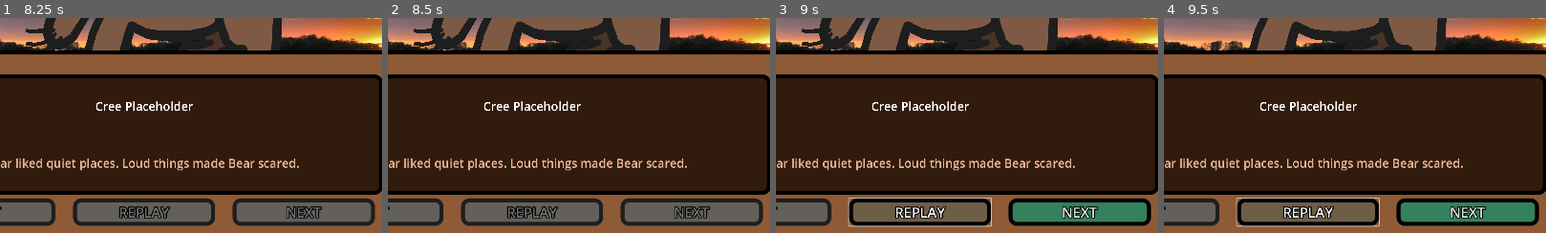
Above: before the commit, frames 1-4 (left to right).
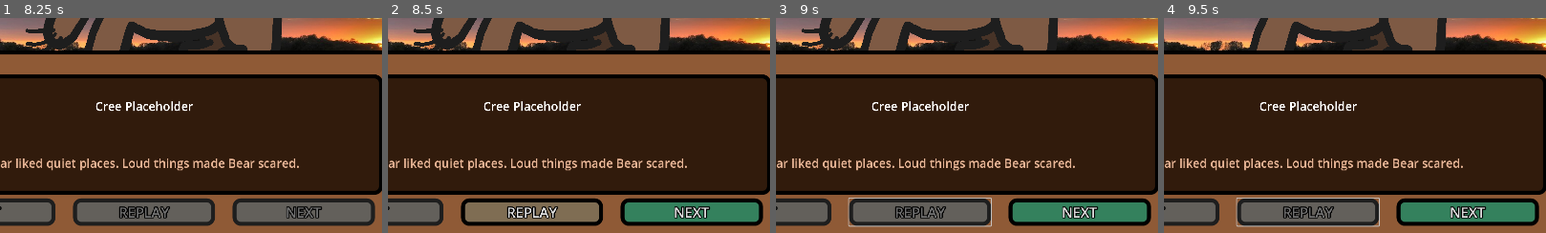
Above: after the commit, the same moments.

Repository: PolTwice/ProjectTanisi
Game: Godot game, scene res://main.tscn
The game is run twice, just before and just after one commit, with the same random seed, the same clock (stepped at 60 frames per second) and the same inputs.
Inputs (mouse positions are % of the whole screen's width and height, from its top left):
- Up to frame 1 (8.25 s): click "Pick an Animal to hear a Stor…" at 0.5 s; click "Pick an Animal to hear a Stor…" at 1.25 s; click "Pick an Animal to hear a Stor…" at 2 s; tap Enter at 2.75 s; move the mouse to (15, 67) at 2.77 s; click (15, 67) at 2.92 s; click "Buffalo Learns Respect" at 3.5 s; click "Buffalo Learns Respect" at 4.25 s; click "Buffalo Learns Respect" at 5 s; click "← Back To Home" at 5.75 s; move the mouse to (89, 46) at 6.52 s; click (89, 46) at 6.67 s; click "The Courageous Bear" at 7.25 s; click "The Courageous Bear" at 8 s
- Up to frame 2 (8.5 s): no input
- Up to frame 3 (9 s): click (50, 88) at 8.75 s, where only the run after the commit has a clickable "REPLAY"
- Up to frame 4 (9.5 s): no input
The pictures show only the part of the screen within x 31-81%, y 43-93%; the shares and areas given below are measured in that part.

Frame 1 is identical in both runs. In frame 2, 8.4% of the frame differs, in the area x 19-98%, y 84-97%; in frame 3, 1.7%; in frame 4, 1.7%.

Commit message:
Added sounds recorded and made specific bear resources

Diff:
--- a/ChapterOne/BearLesson/Bear Story.tres
+++ b/ChapterOne/BearLesson/Bear Story.tres
@@ -1,14 +1,20 @@
-[gd_resource type="Resource" script_class="DialogueBox" load_steps=4 format=3 uid="uid://c6ukqpkp0ogsj"]
+[gd_resource type="Resource" script_class="DialogueBox" load_steps=10 format=3 uid="uid://c6ukqpkp0ogsj"]
 
 [ext_resource type="Script" uid="uid://hfxsmkkfuyqk" path="res://GenericScenes/TextBox/StoryBoxResource.gd" id="1_dhws5"]
 [ext_resource type="AudioStream" uid="uid://bknm06mfgj7qw" path="res://ChapterOne/Sounds/Bear.mp3" id="1_i8b73"]
-[ext_resource type="AudioStream" uid="uid://s001c0k3axce" path="res://ChapterOne/Sounds/Wolf.mp3" id="2_42kch"]
+[ext_resource type="AudioStream" uid="uid://dym31g3t3uynk" path="res://ChapterOne/BearLesson/assets/audio/Narration/Bear1.wav" id="2_kpu13"]
+[ext_resource type="AudioStream" uid="uid://bblmgbrnu2nng" path="res://ChapterOne/BearLesson/assets/audio/Narration/bear2.wav" id="3_4wc06"]
+[ext_resource type="AudioStream" uid="uid://clg0mpvxe63py" path="res://ChapterOne/BearLesson/assets/audio/Narration/bear3.wav" id="4_gckkd"]
+[ext_resource type="AudioStream" uid="uid://dntw2ywtyxll2" path="res://ChapterOne/BearLesson/assets/audio/Narration/bear4.wav" id="5_qj4tm"]
+[ext_resource type="AudioStream" uid="uid://lpqsxwmspeci" path="res://ChapterOne/BearLesson/assets/audio/Narration/bear5.wav" id="6_uu6v2"]
+[ext_resource type="AudioStream" uid="uid://b54i5un6ympp1" path="res://ChapterOne/BearLesson/assets/audio/Narration/bear6.wav" id="7_x3qf6"]
+[ext_resource type="AudioStream" uid="uid://o0p4loxbrf8t" path="res://ChapterOne/BearLesson/assets/audio/Narration/bear7.wav" id="8_tr043"]
 
 [resource]
 resource_name = "Bear Story"
 script = ExtResource("1_dhws5")
 creeLines = Array[String](["Cree Placeholder", "Cree Placeholder", "Cree Placeholder", "Cree Placeholder", "Cree Placeholder", "Cree Placeholder", "Cree Placeholder"])
-englishLines = Array[String](["Bear liked quiet places. Loud …(66 unchanged characters)… he trees. ", "Bear wanted to hide, but took a deep breath.", "Bear stood tall an …(136 unchanged characters)…
+englishLines = Array[String](["Bear liked quiet places. Loud …(66 unchanged characters)… he trees. ", "Bear wanted to hide, but they took a deep breath.", "Bear stood tall an …(136 unchanged characters)…
 creeAudios = Array[AudioStream]([ExtResource("1_i8b73"), ExtResource("1_i8b73"), ExtResource("1_i8b73"), ExtResource("1_i8b73"), ExtResource("1_i8b73"), ExtResource("1_i8b73"), ExtResource("1_i8b73")])
-englishAudios = Array[AudioStream]([ExtResource("2_42kch"), ExtResource("2_42kch"), ExtResource("2_42kch"), ExtResource("2_42kch"), ExtResource("2_42kch"), ExtResource("2_42kch"), ExtResource("2_42kch")])
+englishAudios = Array[AudioStream]([ExtResource("2_kpu13"), ExtResource("3_4wc06"), ExtResource("4_gckkd"), ExtResource("5_qj4tm"), ExtResource("6_uu6v2"), ExtResource("7_x3qf6"), ExtResource("8_tr043")])
 metadata/_custom_type_script = "uid://hfxsmkkfuyqk"
--- a/ChapterOne/BearLesson/BearLesson.tscn
+++ b/ChapterOne/BearLesson/BearLesson.tscn
@@ -1,15 +1,16 @@
-[gd_scene load_steps=5 format=3 uid="uid://c1upw3f0qecc5"]
+[gd_scene load_steps=6 format=3 uid="uid://c1upw3f0qecc5"]
 
 [ext_resource type="PackedScene" uid="uid://c2nyhe52ydet3" path="res://GenericScenes/StoryManager.tscn" id="1_0qtf8"]
 [ext_resource type="Resource" uid="uid://c6ukqpkp0ogsj" path="res://ChapterOne/BearLesson/Bear Story.tres" id="2_b786v"]
-[ext_resource type="Resource" uid="uid://c7hxm5e3mtfqw" path="res://Tests/TestQuiz.tres" id="3_mbisl"]
+[ext_resource type="Resource" uid="uid://c7hxm5e3mtfqw" path="res://ChapterOne/BearLesson/bearQuiz1.tres" id="3_mbisl"]
 [ext_resource type="Resource" uid="uid://ddy5isyiun7lu" path="res://Tests/testanimation.tres" id="4_3v5wr"]
+[ext_resource type="Resource" uid="uid://nvuh2or7mudx" path="res://ChapterOne/BearLesson/bearQuiz2.tres" id="4_7lgg7"]
 
 [node name="Node" type="Node"]
 
 [node name="StoryManager" parent="." instance=ExtResource("1_0qtf8")]
 lessonName = "The Courageous Bear"
 storyResource = ExtResource("2_b786v")
-quizResourceArray = Array[Resource]([ExtResource("3_mbisl"), ExtResource("3_mbisl")])
+quizResourceArray = Array[Resource]([ExtResource("3_mbisl"), ExtResource("4_7lgg7")])
 animationResource = ExtResource("4_3v5wr")
 order = Array[int]([1, 0, 1, 1, 1, 1, 1, 1, 0])
--- /dev/null
+++ b/ChapterOne/BearLesson/bearQuiz1.tres
@@ -0,0 +1,10 @@
+[gd_resource type="Resource" script_class="quizResource" load_steps=2 format=3 uid="uid://c7hxm5e3mtfqw"]
+
+[ext_resource type="Script" uid="uid://dux5iq8x4urte" path="res://GenericScenes/QuizBox/quizResource.gd" id="2_rd0oh"]
+
+[resource]
+script = ExtResource("2_rd0oh")
+question = "Bear is ____ in cree"
+choices = ["True", "False"]
+correctIndex = 2
+metadata/_custom_type_script = "uid://dux5iq8x4urte"
--- /dev/null
+++ b/ChapterOne/BearLesson/bearQuiz2.tres
@@ -0,0 +1,10 @@
+[gd_resource type="Resource" script_class="quizResource" load_steps=2 format=3 uid="uid://nvuh2or7mudx"]
+
+[ext_resource type="Script" uid="uid://dux5iq8x4urte" path="res://GenericScenes/QuizBox/quizResource.gd" id="1_jmaih"]
+
+[resource]
+script = ExtResource("1_jmaih")
+question = "What is Tree in Cree?"
+choices = ["Wrong", "Wrong", "Wrong", "Right"]
+correctIndex = 3
+metadata/_custom_type_script = "uid://dux5iq8x4urte"
--- a/ChapterOne/BuffaloLesson/BuffaloLesson.tscn
+++ b/ChapterOne/BuffaloLesson/BuffaloLesson.tscn
@@ -2,7 +2,8 @@
 
 [ext_resource type="PackedScene" uid="uid://c2nyhe52ydet3" path="res://GenericScenes/StoryManager.tscn" id="1_y3iqk"]
 [ext_resource type="Resource" uid="uid://co3gnf51rud56" path="res://ChapterOne/BuffaloLesson/BuffaloTestStory.tres" id="2_u5u2b"]
-[ext_resource type="Resource" uid="uid://c7hxm5e3mtfqw" path="res://Tests/TestQuiz.tres" id="3_ifgvw"]
+[ext_resource type="Resource" uid="uid://c7hxm5e3mtfqw" path="res://ChapterOne/BearLesson/bearQuiz1.tres" id="3_ifgvw"]
+
 
 
 [node name="Node" type="Node"]
--- a/ChapterOne/EagleLesson/EagleLesson.tscn
+++ b/ChapterOne/EagleLesson/EagleLesson.tscn
@@ -2,7 +2,8 @@
 
 [ext_resource type="PackedScene" uid="uid://c2nyhe52ydet3" path="res://GenericScenes/StoryManager.tscn" id="1_yjolj"]
 [ext_resource type="Resource" uid="uid://cu33p45n61bf7" path="res://ChapterOne/EagleLesson/Eagle Story.tres" id="2_mvtbn"]
-[ext_resource type="Resource" uid="uid://c7hxm5e3mtfqw" path="res://Tests/TestQuiz.tres" id="3_c3rfh"]
+[ext_resource type="Resource" uid="uid://c7hxm5e3mtfqw" path="res://ChapterOne/BearLesson/bearQuiz1.tres" id="3_c3rfh"]
+
 
 
 [node name="Node" type="Node"]
--- a/GenericScenes/QuizBox/QuizBox.gd
+++ b/GenericScenes/QuizBox/QuizBox.gd
@@ -12,9 +12,11 @@
 @onready var listen_again: Button = $MarginContainer/BoxDesign/TextboxMargin/VBoxContainer/ButtonsContainer/MarginContainer3/ListenAgain
 @onready var next: Button = $MarginContainer/BoxDesign/TextboxMargin/VBoxContainer/ButtonsContainer/MarginContainer2/Next
 
+@onready var question: Label = $MarginContainer/BoxDesign/TextboxMargin/VBoxContainer/QuizContainer/TextboxDesign/Question
 
 #get the resource from the parent
 var quizResourceChild
+	#@var question: String
 	#var choices = [0,0,0,0]
 	#var correctIndex = -1
 	#var picture: Texture
@@ -27,10 +29,16 @@
 func updateFromResource():
 	#Get parent resource. Update from it.
 	quizResourceChild = get_parent().quizResourceParent
+	question.text = quizResourceChild.question
 	button_a.text = quizResourceChild.choices[0]
 	button_b.text = quizResourceChild.choices[1]
-	button_c.text = quizResourceChild.choices[2]
-	button_d.text = quizResourceChild.choices[3]
+
+	if quizResourceChild.choices.size() >2:
+		button_c.text = quizResourceChild.choices[2]
+		button_d.text = quizResourceChild.choices[3]
+	else:
+		button_cd_box.visible=false;
+		quizResourceChild.correctIndex = 0
 
 	#if there is no picture, hide the picture, else change the texture
 	if quizResourceChild.picture == null:
@@ -39,9 +47,7 @@
 		picture.texture = quizResourceChild.picture
 
 	#if the second and third choice are not entered, then hide the box
-	if quizResourceChild.choices[2] == "0" && quizResourceChild.choices[3] == "0":
-		button_cd_box.visible=false;
-		quizResourceChild.correctIndex = 0
+
 
 
 func _on_button_a_pressed() -> void:
--- a/GenericScenes/QuizBox/QuizBox.tscn
+++ b/GenericScenes/QuizBox/QuizBox.tscn
@@ -79,7 +79,7 @@
 theme = ExtResource("3_yrh4r")
 theme_override_styles/panel = SubResource("StyleBoxFlat_lbm0y")
 
-[node name="Label" type="Label" parent="MarginContainer/BoxDesign/TextboxMargin/VBoxContainer/QuizContainer/TextboxDesign" index="0"]
+[node name="Question" type="Label" parent="MarginContainer/BoxDesign/TextboxMargin/VBoxContainer/QuizContainer/TextboxDesign" index="0"]
 layout_mode = 2
 size_flags_vertical = 1
 theme_override_font_sizes/font_size = 40
--- a/GenericScenes/QuizBox/quizResource.gd
+++ b/GenericScenes/QuizBox/quizResource.gd
@@ -1,5 +1,6 @@
 class_name quizResource extends Resource
 
+@export var question: String
 @export var choices = ["0","0","0","0"]
 @export var correctIndex = 0
 @export var picture: Texture;
--- a/Tests/TestQuiz.tres
+++ /dev/null
@@ -1,11 +0,0 @@
-[gd_resource type="Resource" script_class="quizResource" load_steps=3 format=3 uid="uid://c7hxm5e3mtfqw"]
-
-[ext_resource type="Texture2D" uid="uid://dfs1pwrak40ve" path="res://ChapterOne/AnimalSelectScenes/assets/Sabe/sabe.png" id="1_prypu"]
-[ext_resource type="Script" uid="uid://dux5iq8x4urte" path="res://GenericScenes/QuizBox/quizResource.gd" id="2_rd0oh"]
-
-[resource]
-script = ExtResource("2_rd0oh")
-choices = ["Choice 1", "Choice 2", "The Right Choice", "Choice 3"]
-correctIndex = 2
-picture = ExtResource("1_prypu")
-metadata/_custom_type_script = "uid://dux5iq8x4urte"
Not shown, added: ChapterOne/BearLesson/assets/audio/Narration/Bear1.wav.import
Not shown, added: ChapterOne/BearLesson/assets/audio/Narration/bear2.wav.import
Not shown, added: ChapterOne/BearLesson/assets/audio/Narration/bear3.wav.import
Not shown, added: ChapterOne/BearLesson/assets/audio/Narration/bear4.wav.import
Not shown, added: ChapterOne/BearLesson/assets/audio/Narration/bear5.wav.import
Not shown, added: ChapterOne/BearLesson/assets/audio/Narration/bear6.wav.import
Not shown, added: ChapterOne/BearLesson/assets/audio/Narration/bear7.wav.import
Not shown, added: ChapterOne/BearLesson/assets/audio/Narration/Bear1.wav
Not shown, added: ChapterOne/BearLesson/assets/audio/Narration/bear2.wav
Not shown, added: ChapterOne/BearLesson/assets/audio/Narration/bear3.wav
Not shown, added: ChapterOne/BearLesson/assets/audio/Narration/bear4.wav
Not shown, added: ChapterOne/BearLesson/assets/audio/Narration/bear5.wav
(and 2 more such lines)
